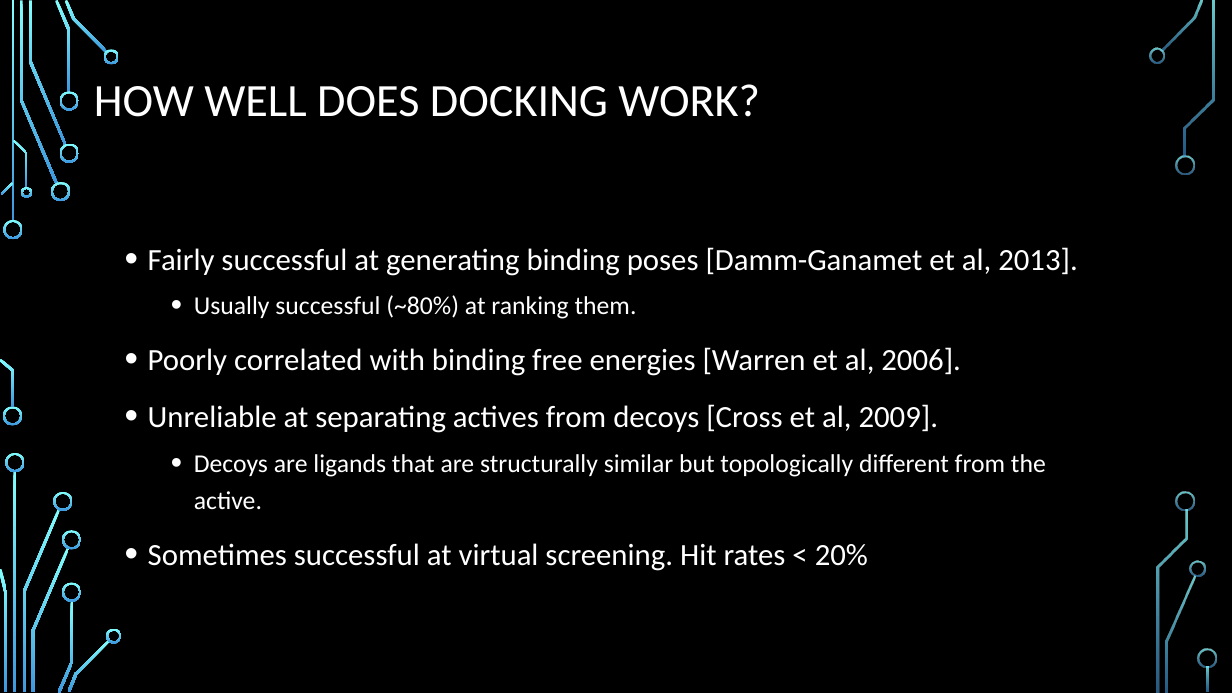
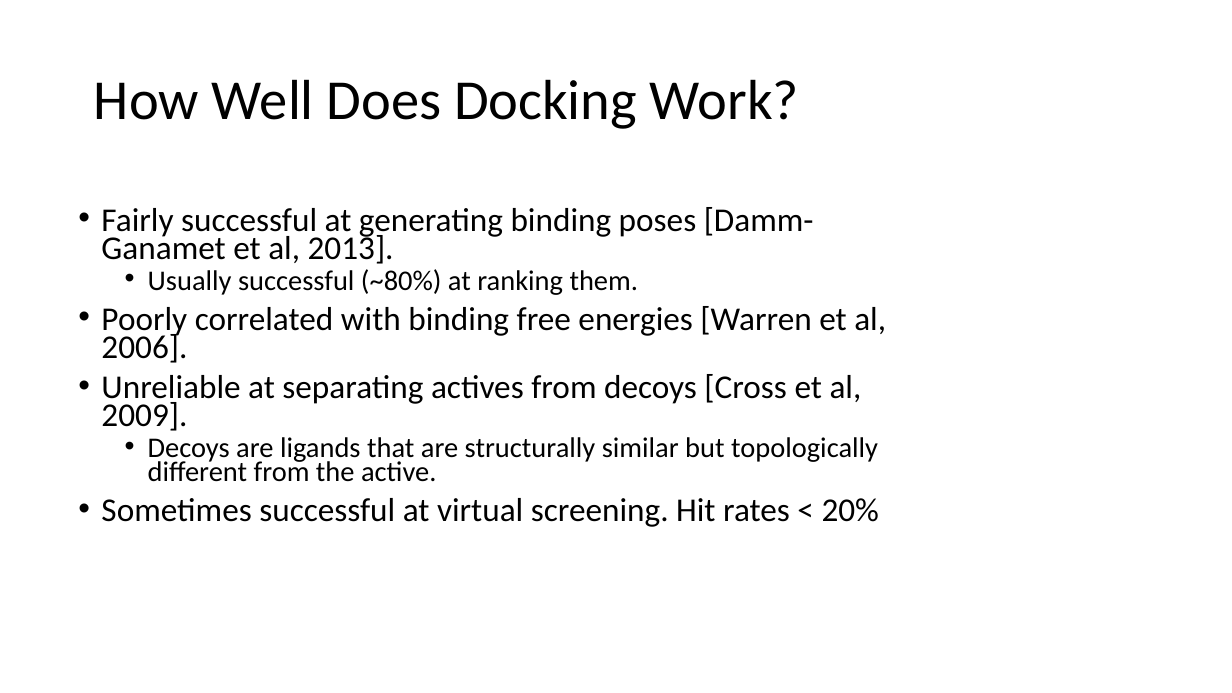
Before and after one commit to CCBatIIT/modelingworkshop, a slide deck: slide 3 of slides/2-2-molecular_docking.pptx. Drawn at 1232x693 pixels with LibreOffice and Linux fonts; fonts in the diff are those of the drawing; background and template pictures are left out. Boxes give left, top, right and bottom in pixels: in the first picture for what was removed or moved away, otherwise in the second. Text is boxed around its words. In the diff, an @@ line names an element or a change of style, - is before the commit and + after.

```diff
--- a/slides/2-2-molecular_docking.pptx
+++ b/slides/2-2-molecular_docking.pptx
@@ background picture (left out) to #FFFFFF @@
@@ title at (94, 79, 799, 129): text changed; size 36 to 44 pt; text colour #FFFFFF to #000000 @@
-HOW WELL DOES DOCKING WORK?
+How Well Does Docking Work?
@@ text "Fairly successful at generating binding ...": place and size @@
-text "Fairly successful at generating binding ..." at (148, 247, 1078, 571)
+text "Fairly successful at generating binding ..." at (101, 207, 886, 527)
@@ text "Fairly successful at generating binding ..." at (101, 207, 886, 527): size 24 to 25.9 pt in "Fairly successful at generating binding poses [Damm-Ganamet ...", "Poorly correlated with binding free energies [Warren ...", "Unreliable at separating actives from decoys [Cross ...", "Sometimes successful at virtual screening. Hit rates ..."; text colour #FFFFFF to #000000; size 20 to 22.2 pt in "Usually successful (~80%) at ranking them.", "Decoys are ligands that are structurally similar ..."; line spacing 1.2 to 0.7 @@
@@ group removed at (0, 0, 1217, 693): 33 freeform shapes, 3 rectangles @@
```
Also in this commit, not shown: 16 other slides changed, 9 other files.
